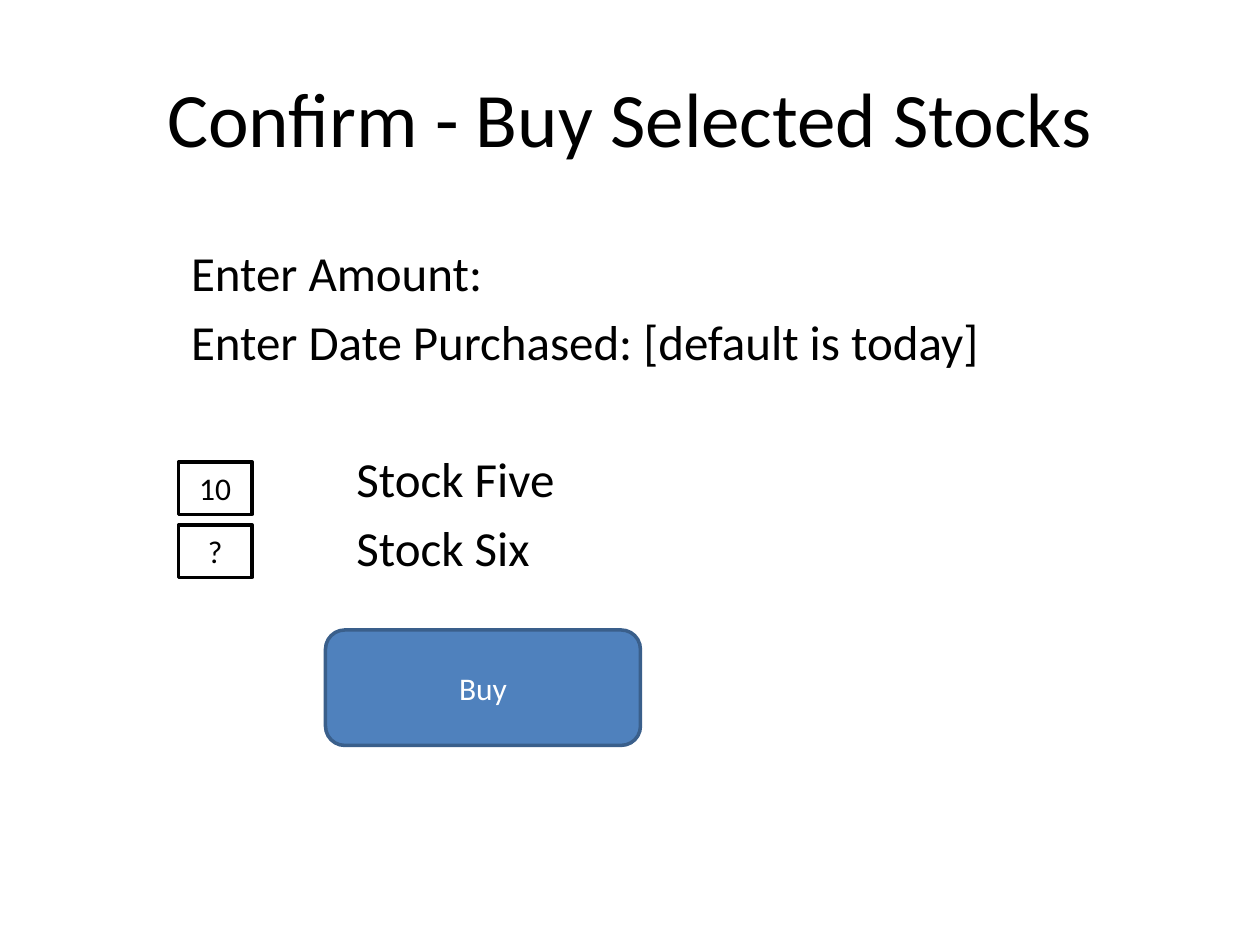
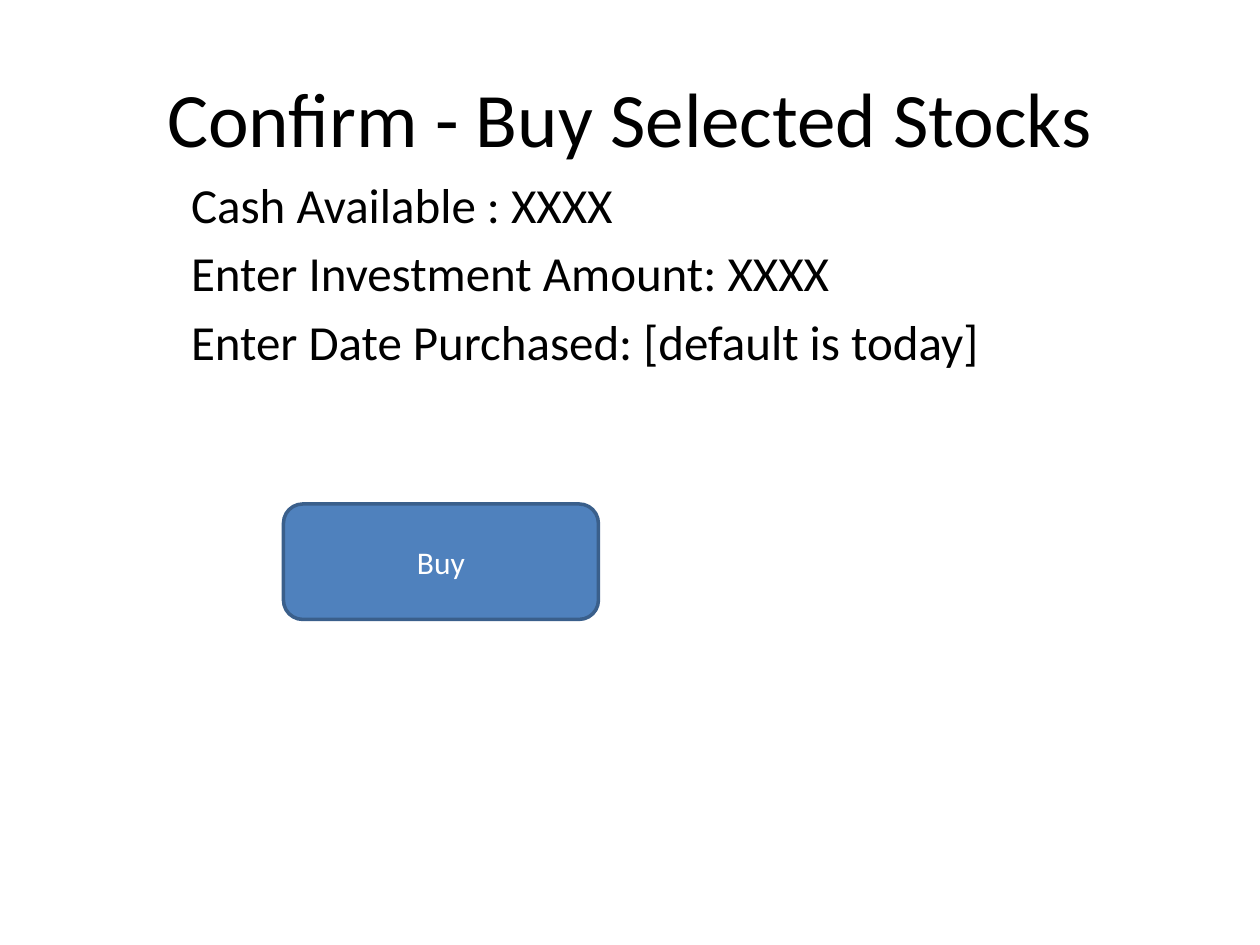
Before and after one commit to divmod/portfolio, a slide deck: slide 9 of handin/Flow.pptx. Drawn at 1260x945 pixels with LibreOffice and Linux fonts; fonts in the diff are those of the drawing. Boxes give left, top, right and bottom in pixels: in the first picture for what was removed or moved away, otherwise in the second. Text is boxed around its words. In the diff, an @@ line names an element or a change of style, - is before the commit and + after.

```diff
--- a/handin/Flow.pptx
+++ b/handin/Flow.pptx
@@ text at [191, 189, 830, 292]: text changed @@
-  Enter Amount:
+  Cash Available : XXXX
+  Enter Investment Amount: XXXX
@@ rectangle removed at [179, 462, 252, 515] @@
-10
@@ text at [356, 463, 555, 567]: paragraphs removed @@
-  Stock Five
-  Stock Six
@@ rounded rectangle "Buy": place and size @@
-rounded rectangle "Buy" at [325, 630, 640, 746]
+rounded rectangle "Buy" at [284, 504, 598, 620]
@@ rectangle removed at [179, 525, 252, 578] @@
-?
```
Also in this commit, not shown: 2 other slides changed.
